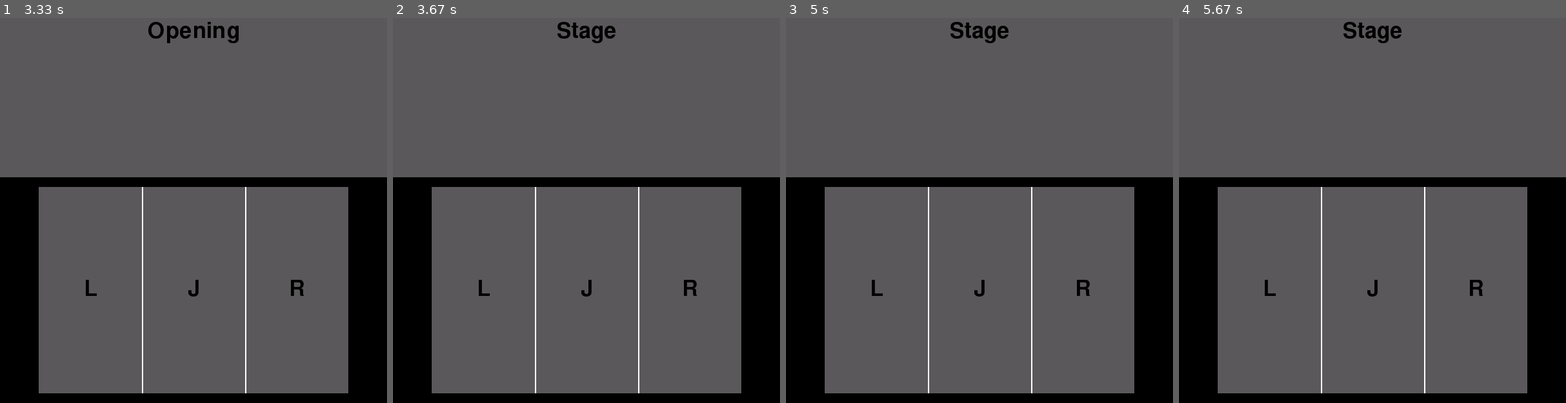
Above: before the commit, frames 1-4 (left to right).
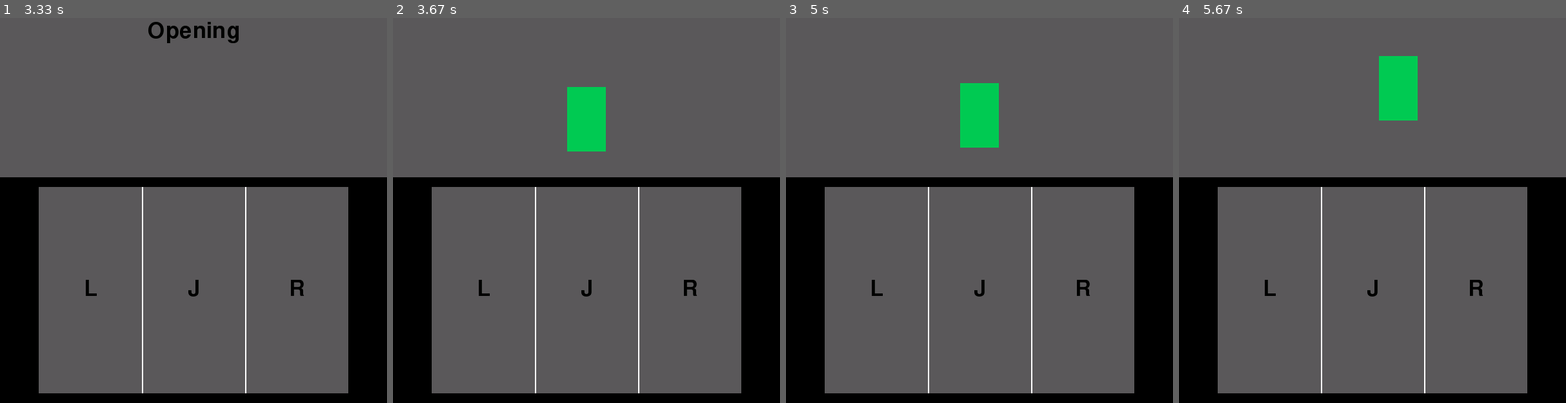
Above: after the commit, the same moments.

Repository: sota-inoue/Game
Game: pygame game, started from src/project/win_main.py
Two runs of this game, one before a commit and one after it. Both use one fixed random seed, a clock stepped at 60 frames per second and the inputs below.
Inputs (mouse positions are in pixels of both pictures, inside the frame that each line leads up to):
- Up to frame 1 (3.33 s): click (73, 264) at 1.47 s
- Up to frame 2 (3.67 s): no input
- Up to frame 3 (5 s): click (979, 291) at 4.87 s
- Up to frame 4 (5.67 s): click (1507, 245) at 5.27 s

Frame 1 is identical in both runs. In frame 2, 2.0% of the frame differs, in the area x 42-58%, y 1-35%; in frame 3, 2.0%; in frame 4, 2.0%.

Commit message:
実際に動くかどうかの確認

Diff:
--- a/src/project/Game/player.py
+++ b/src/project/Game/player.py
@@ -35,12 +35,14 @@
         self.X5 = width * 5 // 6
 
         # マス目のy座標
-        self.Y1 = (height - width * 3 // 20)
-        self.Y2 = self.Y1 + self.obstacle_size*2
-
-        # プレイヤーの移動速度
+        self.Y1 = height - width * 3 // 20
+        self.Y2 = self.Y1 - self.obstacle_size * 2
+
+        # プレイヤーのx方向の移動速度
         self.speed_x = (self.X2 - self.X1) // 10
-        self.speed_y = (self.Y2 - self.Y1) // 10
+
+        # プレイヤーのy方向の移動速度
+        self.speed_y = (self.Y1 - self.Y2) // 10
 
         # プレイヤーの初期座標
         self.player_x = self.X3
@@ -52,7 +54,6 @@
 
         # 移動予定の座標
         self.next_locate_x = self.player_x
-        self.next_locate_y = self.player_y
 
     # プレイヤーの状態更新、移動、描画をまとめて行う関数
     def update(self, command, display):
@@ -184,7 +185,7 @@
         # 縦方向の状態がJUMPの場合、上方向へ移動する
         elif self.state_y == State_y.JUMP:
             # プレイヤーを上方向へ移動させる
-            self.player_y -= self.player_y
+            self.player_y -= self.speed_y
 
             # ジャンプの頂点に到達、または通り過ぎた場合
             if self.player_y <= self.Y2:
@@ -197,7 +198,7 @@
         # 縦方向の状態がDOWNの場合、下方向へ移動する
         elif self.state_y == State_y.DOWN:
             # プレイヤーを下方向へ移動させる
-            self.player_y += self.player_y
+            self.player_y += self.speed_y
 
             # 地面の位置に到達、または通り過ぎた場合
             if self.player_y >= self.Y1:
--- a/src/project/Screen/Display.py
+++ b/src/project/Screen/Display.py
@@ -1,11 +1,7 @@
 import pygame
 from enum import Enum
 
-class Command(Enum):
-    LEFT = 0
-    JUMP = 1
-    RIGHT = 2
-    STAY = 3
+from Game.player import Player, Command
 
 class GameScene(Enum):
     TITLE = 0
@@ -24,6 +20,8 @@
         self.surface = pygame.Surface((self.width, self.height), depth=16)
         self.font = pygame.font.Font(None, 50)
         self.state = GameScene.TITLE
+        self.player = Player(width, height)
+        self.player_cmd = Command.STAY
 
     def DrawText(self, str, x, y):
         # 指定した文字列を作成
@@ -37,6 +35,10 @@
     # 外部からゲーム画面の状態を変更する機能
     def set_state(self, state):
         self.state = state
+
+    # 外部からプレイヤー操作用コマンドを受け取り保存する機能
+    def set_player_cmd(self, command):
+        self.player_cmd = command
 
     def draw(self):
         # BACK_COLORでsurfaceを塗りつぶす
@@ -63,8 +65,8 @@
         self.DrawText("Opening", self.width//2, self.height//2)
 
     def draw_Stage(self):
-        # 画面の中心にstageの文字列を描画
-        self.DrawText("Stage", self.width//2, self.height//2)
+        # 保存されている入力コマンドをもとにプレイヤーを更新し、画面に描画する
+        self.player.update(self.player_cmd, self.surface)
 
     def draw_Over(self):
         # 画面の中心にGame Overの文字列を描画
--- a/src/project/System/App.py
+++ b/src/project/System/App.py
@@ -3,9 +3,10 @@
 from enum import Enum
 
 from Screen.Touch import TouchDisplay, TouchScene
-from Screen.Display import GameDisplay, Command, GameScene
+from Screen.Display import GameDisplay, GameScene
 from System.fb import FbManager
 from System.input import TouchInput
+from Game.player import Command
 
 class GameState(Enum):
     TITLE = 0
@@ -126,12 +127,18 @@
             self.touch.set_state(TouchScene.CONTROLLER)
             self.count = 0
 
-        # ゲーム画面を5秒表示したらクリア画面へ遷移
-        elif self.state == GameState.STAGE and self.count > 50:
-            self.state = GameState.CLEAR
-            self.game.set_state(GameScene.CLEAR)
-            self.touch.set_state(TouchScene.CONTINUE)
-            self.count = 0
+        # ゲーム画面を表示している間の処理
+        elif self.state == GameState.STAGE:
+            # 入力されたコマンドを取得し、ゲーム画面に渡す
+            cmd = self.get_command()
+            self.game.set_player_cmd(cmd)
+
+            # ゲーム画面を一定時間表示したらクリア画面へ遷移する
+            if self.count > 50:
+                self.state = GameState.CLEAR
+                self.game.set_state(GameScene.CLEAR)
+                self.touch.set_state(TouchScene.CONTINUE)
+                self.count = 0
 
         # クリア画面でタッチされたらタイトル画面へ戻る
         elif self.state == GameState.CLEAR and self.is_touching == True:
